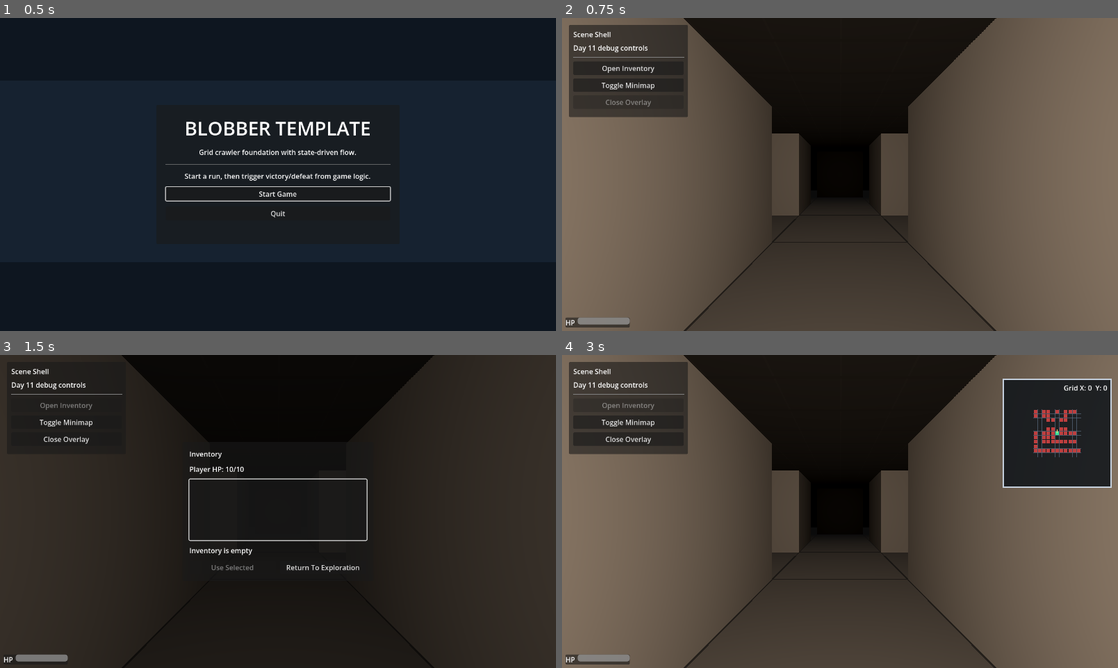
Above: before the commit, frames 1-4 (two rows, left to right).
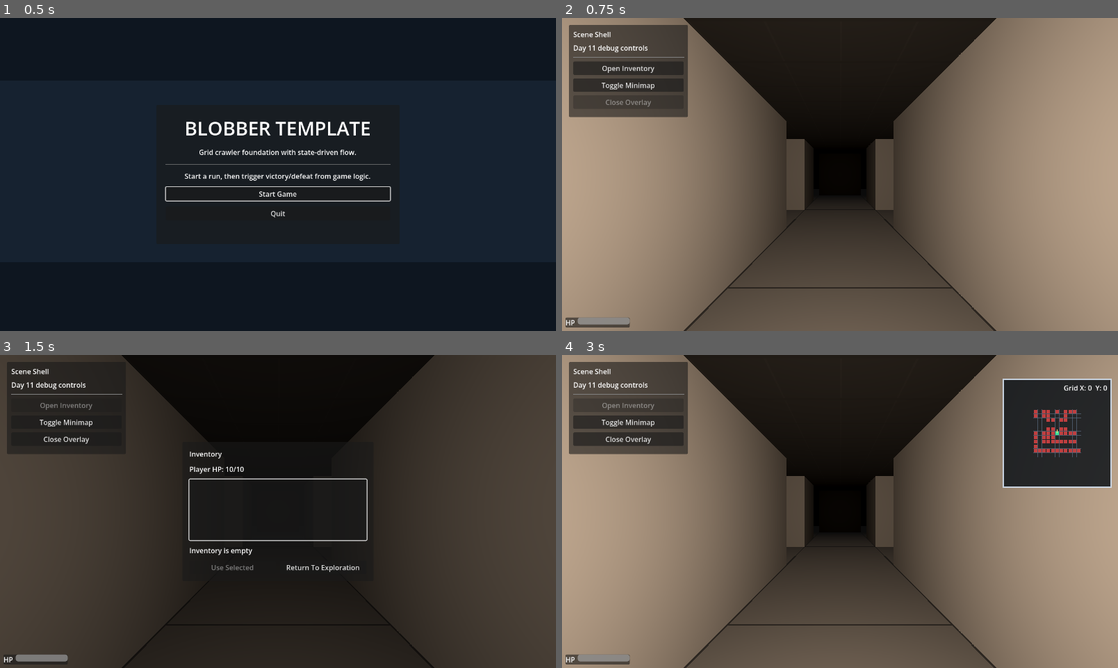
Above: after the commit, the same moments.

Repository: adamico/blobber-godot
Game: Godot game, scene res://scenes/title/title_screen.tscn
Two runs of this game, one before a commit and one after it. Both use one fixed random seed, a clock stepped at 60 frames per second and the inputs below.
Inputs:
- Up to frame 1 (0.5 s): no input
- Up to frame 2 (0.75 s): click "Start Game" at 0.5 s
- Up to frame 3 (1.5 s): click "Open Inventory" at 1.25 s
- Up to frame 4 (3 s): click "Toggle Minimap" at 2 s; click "Return To Exploration" at 2.75 s

Frame 1 is identical in both runs. In frame 2, 56% of the frame differs, in the area x 0-100%, y 0-100%; in frame 3, less than 0.1%; in frame 4, 49%.

Commit message:
feat: tweaked camera retreat

Diff:
--- a/scenes/player/player.gd
+++ b/scenes/player/player.gd
@@ -4,7 +4,7 @@
 signal blocked_feedback_cue(cmd: GridCommand.Type)
 
 @export var camera_height := 0.5
-@export var camera_retreat_distance := 0.0
+@export var camera_retreat_distance := 0.4
 @export var input_actions_enabled := true
 @export var debug_log_input_actions := false
 
